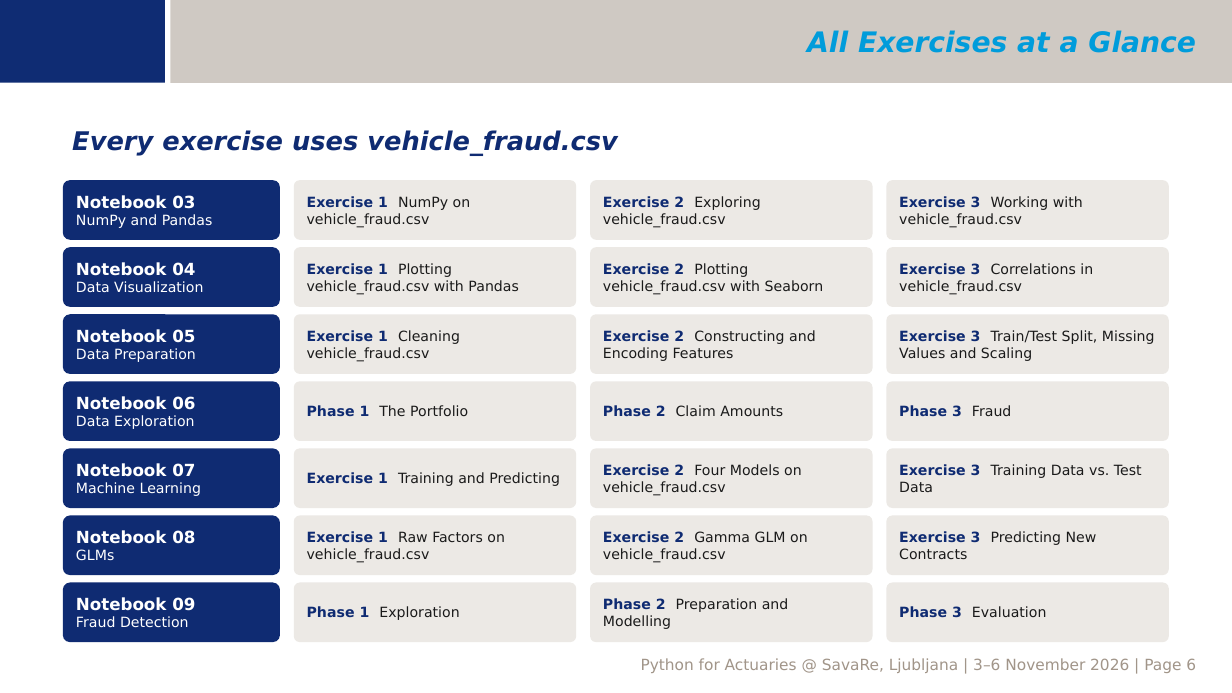
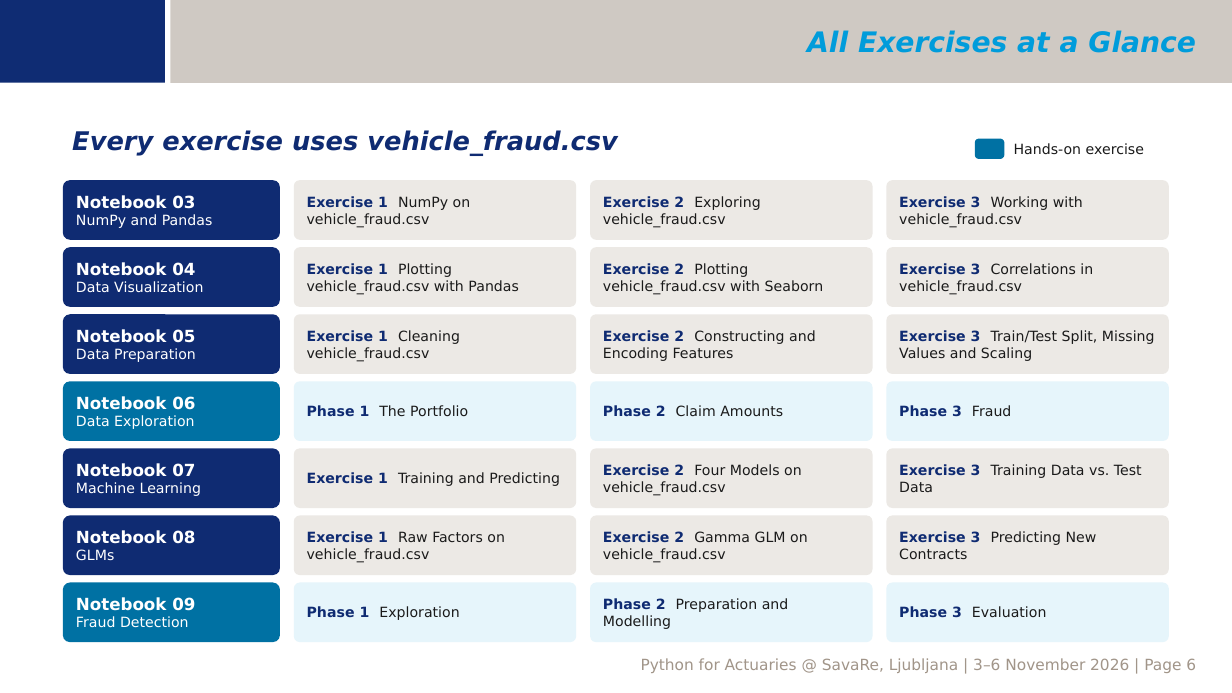
Before and after one commit to ktnspr/py4lju, a slide deck: slide 6 of 00_seminar_intro.pptx. Drawn at 1232x693 pixels with LibreOffice and Linux fonts; fonts in the diff are those of the drawing; background and template pictures are left out. Boxes give left, top, right and bottom in pixels: in the first picture for what was removed or moved away, otherwise in the second. Text is boxed around its words. In the diff, an @@ line names an element or a change of style, - is before the commit and + after.

```diff
--- a/00_seminar_intro.pptx
+++ b/00_seminar_intro.pptx
@@ rounded rectangle added at [975, 139, 1005, 159], fill #0071A3 @@
@@ text added at [1014, 143, 1144, 155], 11 pt, text #1A1A1A @@
+Hands-on exercise
@@ rounded rectangle "Notebook 06" at [63, 382, 280, 442]: fill #0F2B72 to #0071A3 @@
@@ rounded rectangle "Notebook 09" at [63, 582, 280, 642]: fill #0F2B72 to #0071A3 @@
@@ fill #ECE9E5 to #E6F5FB in 6 elements at [294, 382, 577, 442], [591, 382, 873, 442], [886, 382, 1169, 442], [294, 582, 577, 642], [591, 582, 873, 642], [886, 582, 1169, 642] @@
```
Also in this commit, not shown: 4 other slides changed, 18 other files.
